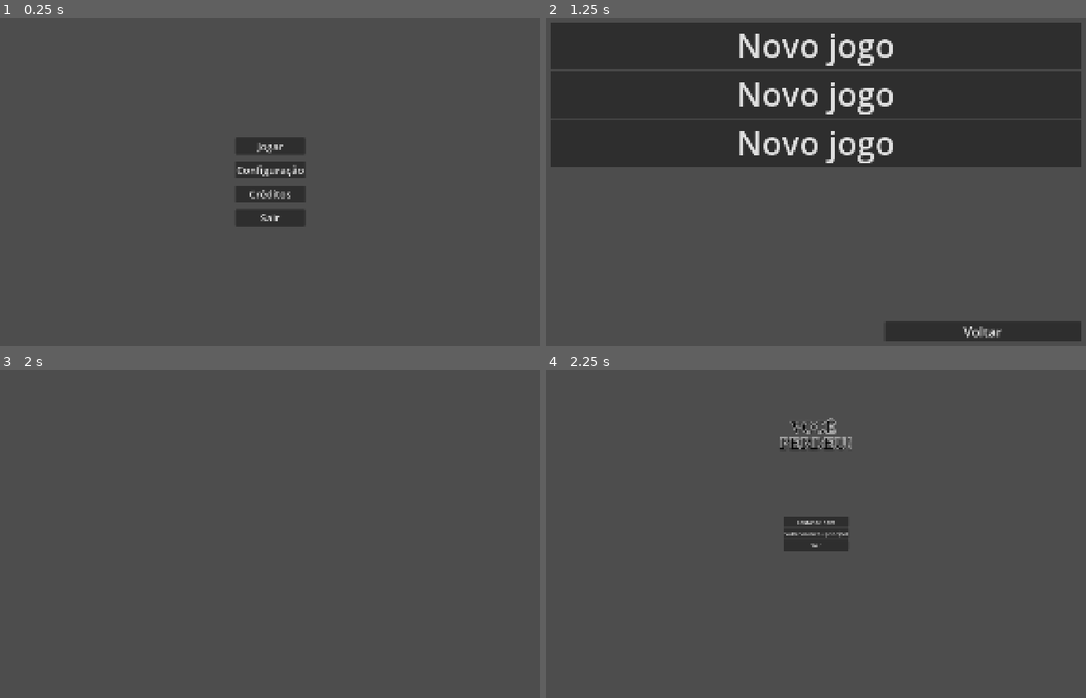
Above: before the commit, frames 1-4 (two rows, left to right).
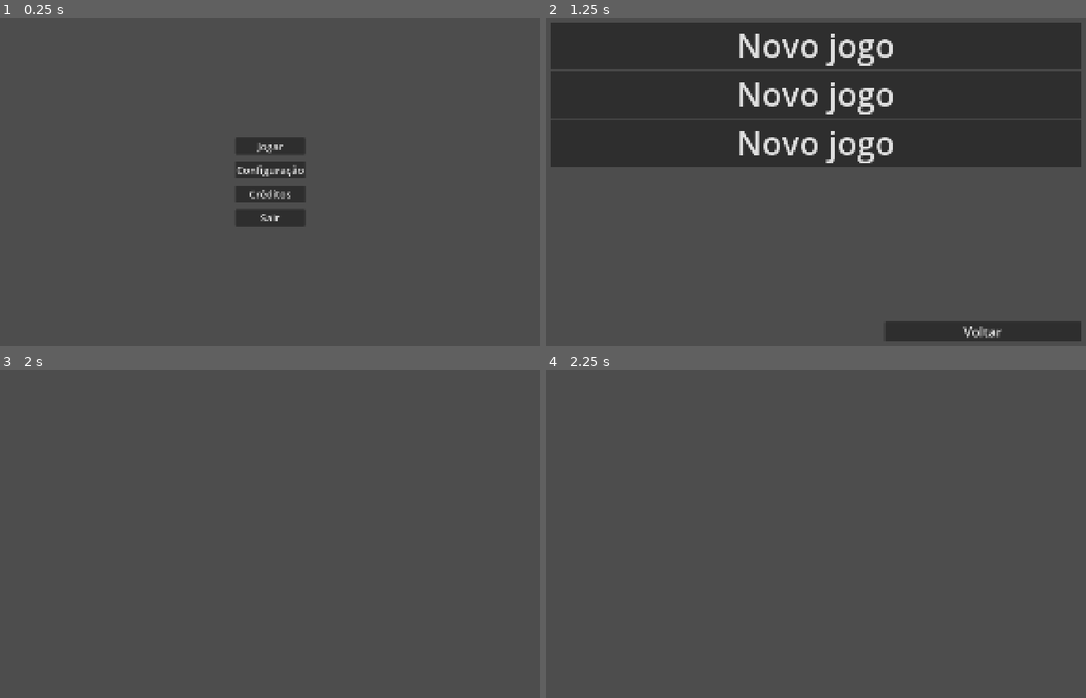
Above: after the commit, the same moments.

Repository: Sleipnir-Game-Team/GMTK-2026
Game: Godot game, scene res://ui/menu/main_menu.tscn
Same seed, same stepped clock (60 frames per second), same inputs: the game is played once before the commit and once after it.
Inputs (mouse positions are in pixels of both pictures, inside the frame that each line leads up to):
- Up to frame 1 (0.25 s): no input
- Up to frame 2 (1.25 s): click "Jogar" at 0.5 s
- Up to frame 3 (2 s): click "Novo jogo" at 1.25 s
- Up to frame 4 (2.25 s): tap Enter at 2 s; move the mouse to (956, 517) at 2.02 s; hold L (lose, bound only before the commit) from 2.03 s (still down); click (956, 517) at 2.17 s

Frames 1-3 are identical in both runs. In frame 4, 1.5% of the frame differs, in the area x 43-57%, y 14-56%.

Commit message:
0.0.1 - É possivel ganhar e perder agora
Só esperar faz você perder, apertar L faz voce ganhar quando o tempo acaba

Diff:
--- a/game/game_logic.gd
+++ b/game/game_logic.gd
@@ -1,9 +1,45 @@
 extends Node
 
-var vida:=0
+@export var time_limit := 0.0
+
+var ship_attributes := {
+	'light_color': 'red'
+}
+
+var ship_conditions := {
+	'light_color': 'green'
+}
 
 func setup(save_data: Dictionary) -> void:
-	pass
+	start_timer()
 
 func save() -> Dictionary:
 	return {}
+
+func start_timer() -> void:
+	var ship_timer := Timer.new()
+	ship_timer.wait_time = time_limit
+	ship_timer.timeout.connect(evaluate_ship)
+
+	add_child(ship_timer)
+	ship_timer.start()
+
+func evaluate_ship() -> void:
+	if check_conditions():
+		GameManager.win_game()
+	else:
+		GameManager.game_over()
+
+func check_conditions() -> bool:
+	var passable := true
+	for condition:String in ship_conditions.keys():
+		if ship_attributes[condition] != ship_conditions[condition]:
+			passable = false
+			break
+	return passable
+
+func _input(event: InputEvent) -> void:
+	if event.is_action_pressed("test_turn_green"):
+		ship_attributes['light_color'] = 'green'
+	if event.is_action_pressed("test_turn_red"):
+		ship_attributes['light_color'] = 'red'
--- a/game/main.gd
+++ b/game/main.gd
@@ -4,7 +4,3 @@
 func _input(event: InputEvent) -> void:
 	if event.is_action_pressed("pause"):
 		UI_Controller.managePauseMenu()
-	if event.is_action_pressed("win"):
-		GameManager.win_game()
-	if event.is_action_pressed("lose"):
-		GameManager.game_over()
--- a/game/main.tscn
+++ b/game/main.tscn
@@ -24,3 +24,4 @@
 
 [node name="Jogo" type="Node" parent="." unique_id=333981997 groups=["Jogo"]]
 script = ExtResource("3_emt18")
+time_limit = 10.0
--- a/project.godot
+++ b/project.godot
@@ -65,12 +65,12 @@
 
 [input]
 
-win={
+test_turn_red={
 "deadzone": 0.5,
 "events": [Object(InputEventKey,"resource_local_to_scene":false,"resource_name":"","device":-1,"window_id":0,"alt_press …(192 unchanged characters)…
 ]
 }
-lose={
+test_turn_green={
 "deadzone": 0.2,
 "events": [Object(InputEventKey,"resource_local_to_scene":false,"resource_name":"","device":-1,"window_id":0,"alt_press …(192 unchanged characters)…
 ]
